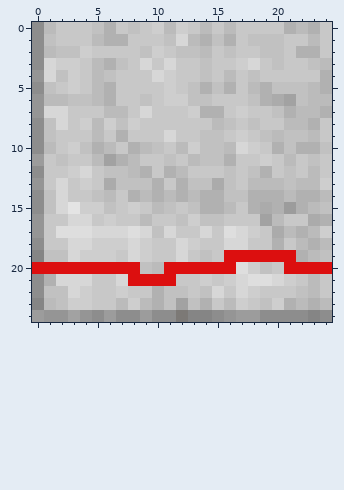
Two states of a pixel-art sprite, src/images/cable.png. Above, as it was before the edit.
The file is 25x25 pixels. Colours within 5 levels of each other are drawn and written as one.
Now the later version:
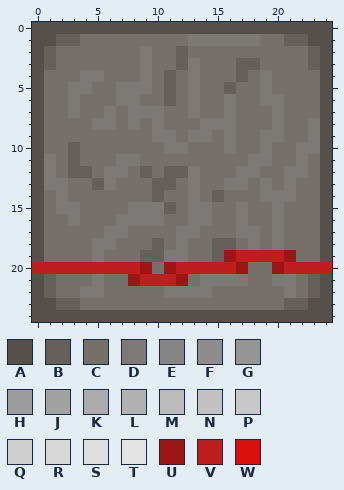
Palette (. is transparent): A #56504a  B #66605a  C #76706a  D #7c7976  E #858585  F #8d8d8d  G #959595  H #9c9c9c  J #a2a2a2  K #ababab  L #b1b1b1  M #bbbbbb  N #c1c1c1  P #c8c8c8  Q #cecece  R #d7d7d7  S #dedede  T #e4e4e4  U #9d1616  V #bd1f1f  W #dc0f0f
Edits made:
@@ x 0..24 @@
- 0 FMPPPNLPNPQMQPMPMPPPPLMLP
- 1 FNPPPMLLPPPNRMLNLPNNNPPMP
- 2 FMNNQPPPPNQPNNMPNPPNNPLLP
- 3 FRQQPMLNPRPRPPNPPQRPNPPNM
- 4 GRNQPMNPPPRQPPNPMPNPPPPPL
- 5 FNPQPMLPPPPQPNLNLPMLNNNML
- 6 GMMNNMLPPNPQQNNPPPNLKJNMM
- 7 GRRPPPMMPRPPPQLLPQPPNLMML
- 8 FNRPQMQNQPPPPPPMNPNPPMMLP
- 9 FNPPPMPLPPPRPPNNPQPNMNNMP
-10 FMPQNLMPLMNPMQNNMRQPLNLLN
-11 HPNPPMJLMPPNPMNNLPPQPMPNP
-12 FPPQRPNNMLPLMPPPNPNLPNPMP
-13 GPRPQPKNNNLPLNNKNPMMMNMMQ
-14 FNRPPNMPLMLMLMLLNNLLLMLLM
-15 FNRTQQNPQPMNPNLLMPLKLHLMN
-16 GPPRRPQPPMPPNQNNPPPJMPPKL
-17 GPSSSRRRSRNRPPRPSRQPKMLMQ
-18 FPPRRQQQRQPPRQPPRRPPLPMLM
-19 ENNRQQQPRQPPRPNPWWWWWWLMN
-20 WWWWWWWWWNMWWWWWWSQNPWWWW
-21 FLRRRPPRWWWWPPQPQRSSRQPMP
-22 FNNRQPPQPPLNNPNRPRQPPPNMP
-23 EMNQQPPMQMLNJNLPMQPNQLMLM
-24 HGGJGFHFFHFFDEEFGHHFFFFEF
+ 0 AAAAAAAAAAAAAAAAAAAAAAAAA
+ 1 AABBCCCCCCCCCDDDDDDCCBBAA
+ 2 ABCCCCCCCDCCBCCCCCCCCCCBA
+ 3 ABCCCCCCCDCCBDCCCBBCCCCBA
+ 4 ACCCDDCCCDCBCDCCCBCDCCCCA
+ 5 ACCDDCCDDDCBCDCCBCCDCCCCA
+ 6 ACCDCCCDDCCBCDCCDCCDDCCCA
+ 7 ACCDCCDCDDDCCDCCDCCCDCCCA
+ 8 ACCCCDDCDCDCCCDDDCCCDCCDA
+ 9 ACCCCCCCCCDDCDDCDCCDDCCDA
+10 ACCBCCCCCCCDDCCCDCCDCCDDA
+11 ADCBCCCDDCCCCCCCCCDDCCDCA
+12 ADCBBCDDCBCBBDCCCDDCCDDCA
+13 ADDCCBDCCCBBCDCCDDCDCDCCA
+14 ACDCCCCCCCBCCDCBCCCDDDCCA
+15 ACDDCCCCDDDBCDDCCDCCDCCCA
+16 ACCDCCCDDDDCCDDCCDCCDCCCA
+17 ACCCCCDDCCCCDDCCCDDCDCCCA
+18 ACCCCDDCCCBCDCCBBCDCDCCCA
+19 ACCCCDCCCBBDDCCBUVVVVUCCA
+20 VVVVVVVVVUCUVVVVVUCCUVVVV
+21 ABCCCDCCUVVVUCDDDDCCDDCBA
+22 ABCCDDCCCCCDDDDCCCCCCDCBA
+23 AABBCCCCCCCCCCCCCCCCCBBAA
+24 AAAAAAAAAAAAAAAAAAAAAAAAA
Pixel boxes of the changes (left, top, right, bottom) in both pictures:
changed: (32, 22, 332, 322)
